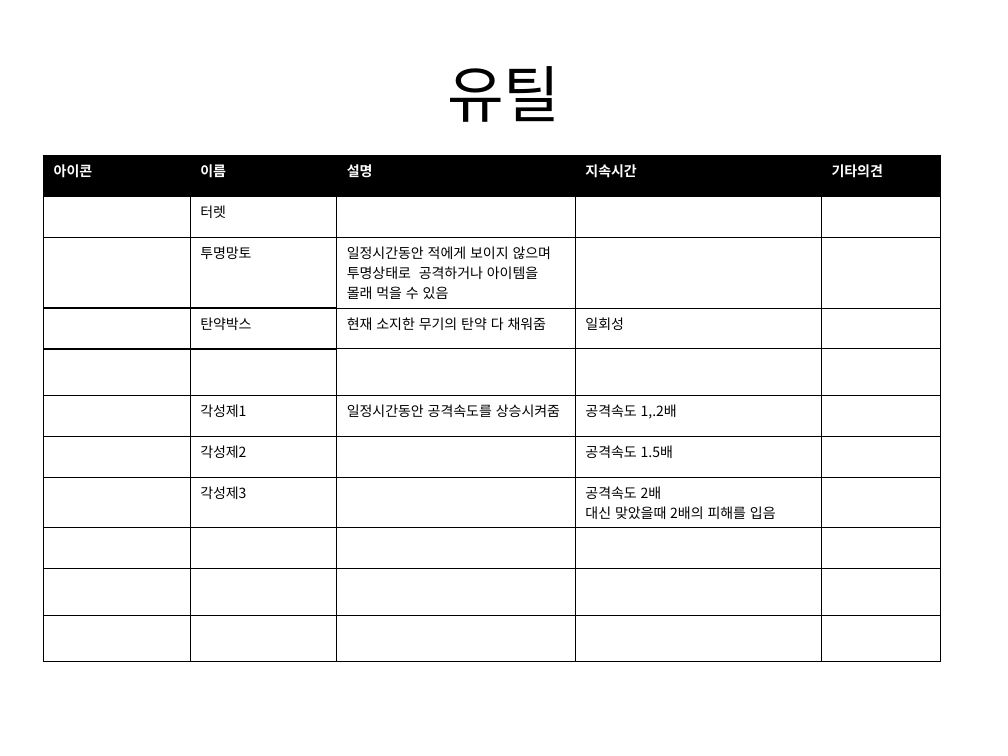
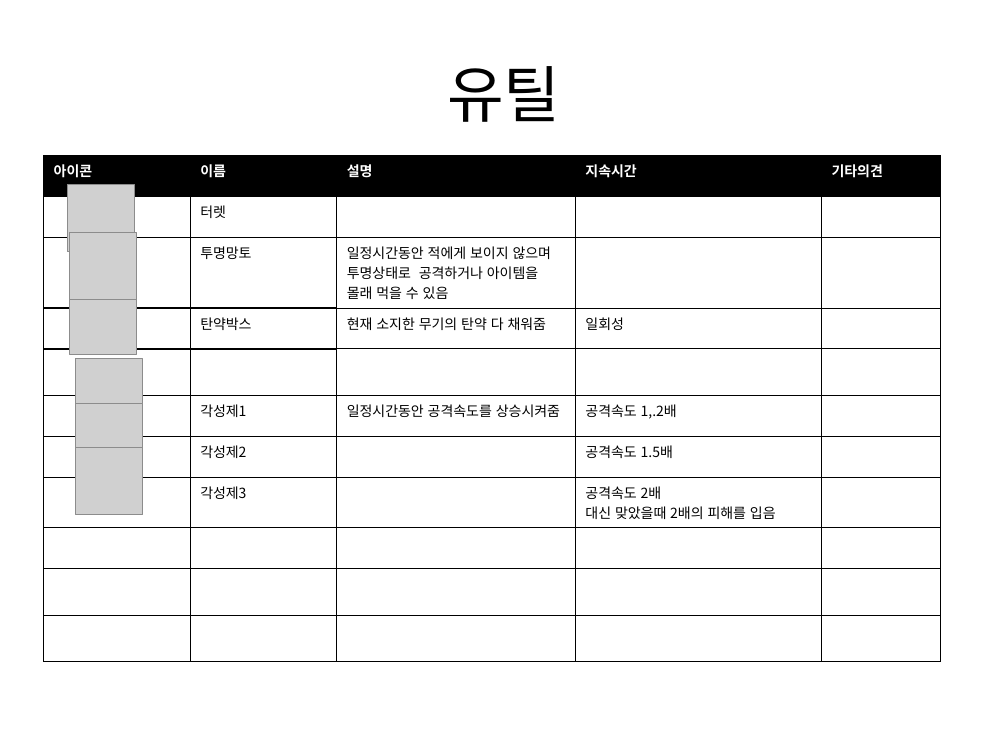
Before and after one commit to gkdlgndpdu/EscapeJail, a slide deck: slide 10 of EscapeJail/Assets/기획/스테이지1기획.pptx. Drawn at 1008x756 pixels with LibreOffice and Linux fonts; fonts in the diff are those of the drawing; grey boxes stand for pictures. Boxes give left, top, right and bottom in pixels: in the first picture for what was removed or moved away, otherwise in the second. Text is boxed around its words. In the diff, an @@ line names an element or a change of style, - is before the commit and + after.

```diff
--- a/EscapeJail/Assets/기획/스테이지1기획.pptx
+++ b/EscapeJail/Assets/기획/스테이지1기획.pptx
@@ picture added at box(68, 184, 135, 252) @@
@@ picture added at box(70, 232, 137, 299) @@
@@ picture added at box(70, 287, 137, 355) @@
@@ picture added at box(76, 359, 143, 426) @@
@@ picture added at box(76, 403, 143, 471) @@
@@ picture added at box(76, 448, 143, 515) @@
```
Also in this commit, not shown: 3 other slides changed.
